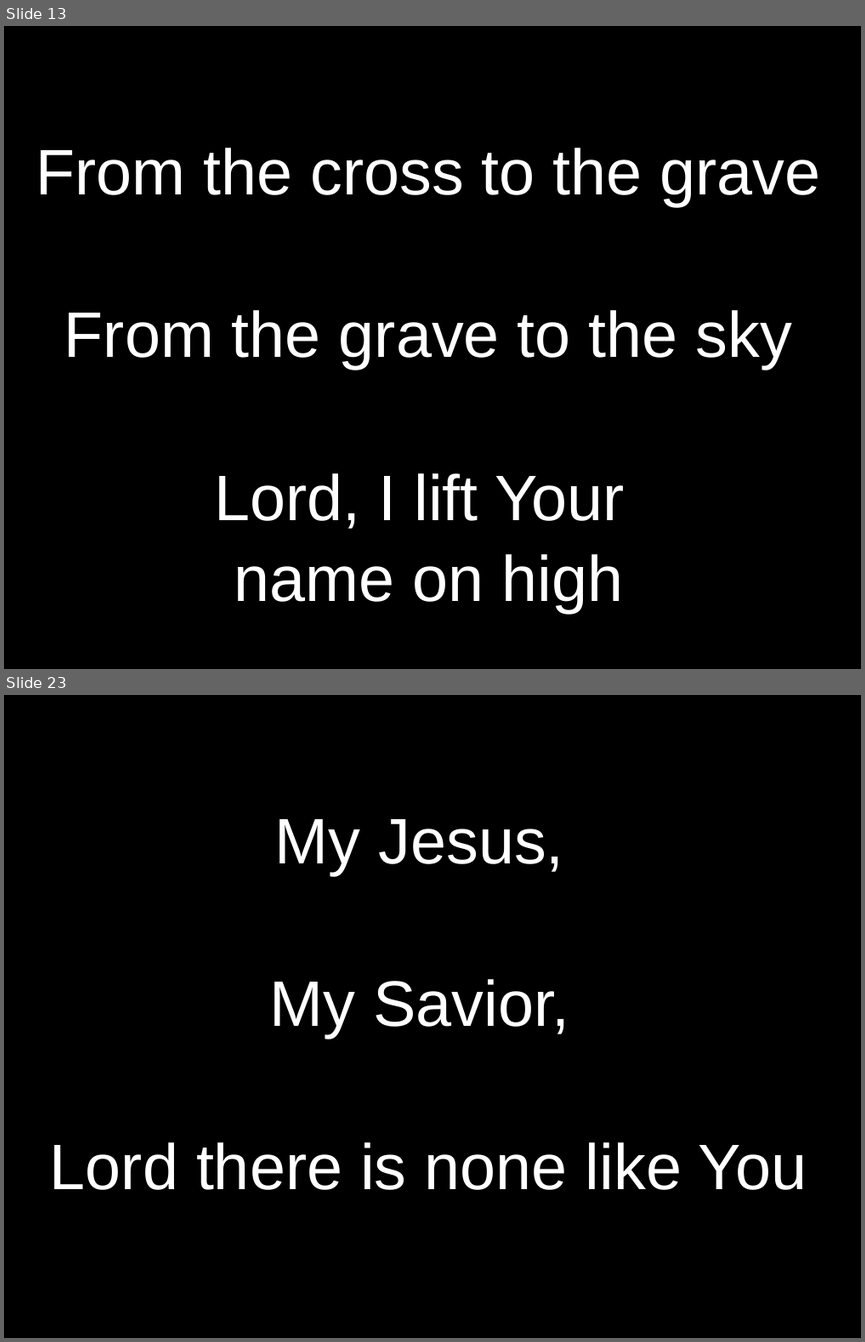
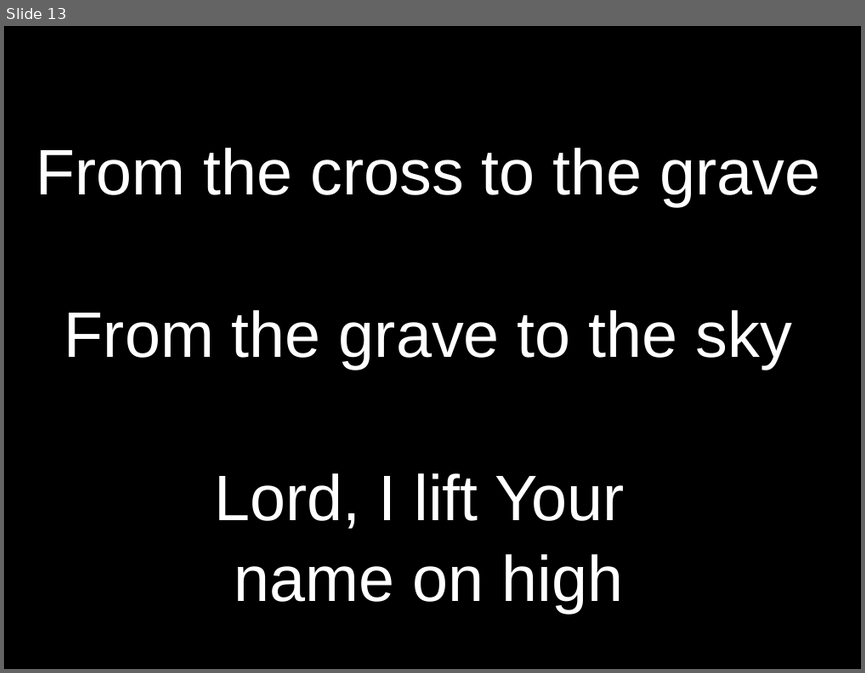
Before and after one commit to kendall412/worship, a slide deck: Lord I Lift Your Name On High.pptx. Shown one above the other, each under a label of ours: slides 13 and 23 before the commit, slide 13 after it; the slides between them are not shown. The pictures are 865x1342 and 865x673 pixels, drawn with LibreOffice and Linux fonts; fonts in the diff are those of the drawing. Boxes give left, top, right and bottom in pixels: in the first picture for what was removed or moved away, otherwise in the second. Text is boxed around its words. In the diff, an @@ line names an element or a change of style, - is before the commit and + after.

```diff
--- a/Lord I Lift Your Name On High.pptx
+++ b/Lord I Lift Your Name On High.pptx
@@ slide 23 removed at (4, 695, 861, 1338), background #000000 @@
@@ subtitle removed at (50, 819, 807, 1190) @@
-My Jesus,
-My Savior,
-Lord there is none like You
```
Also in this commit, not shown: 73 other slides removed, 10 other files.
